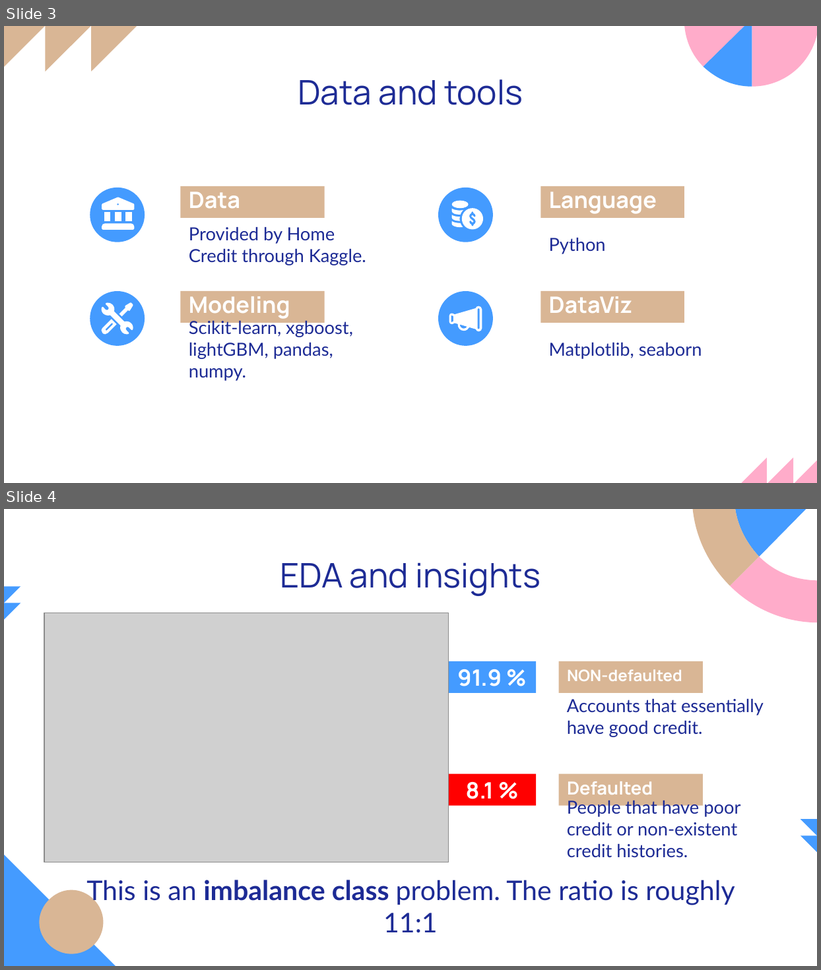
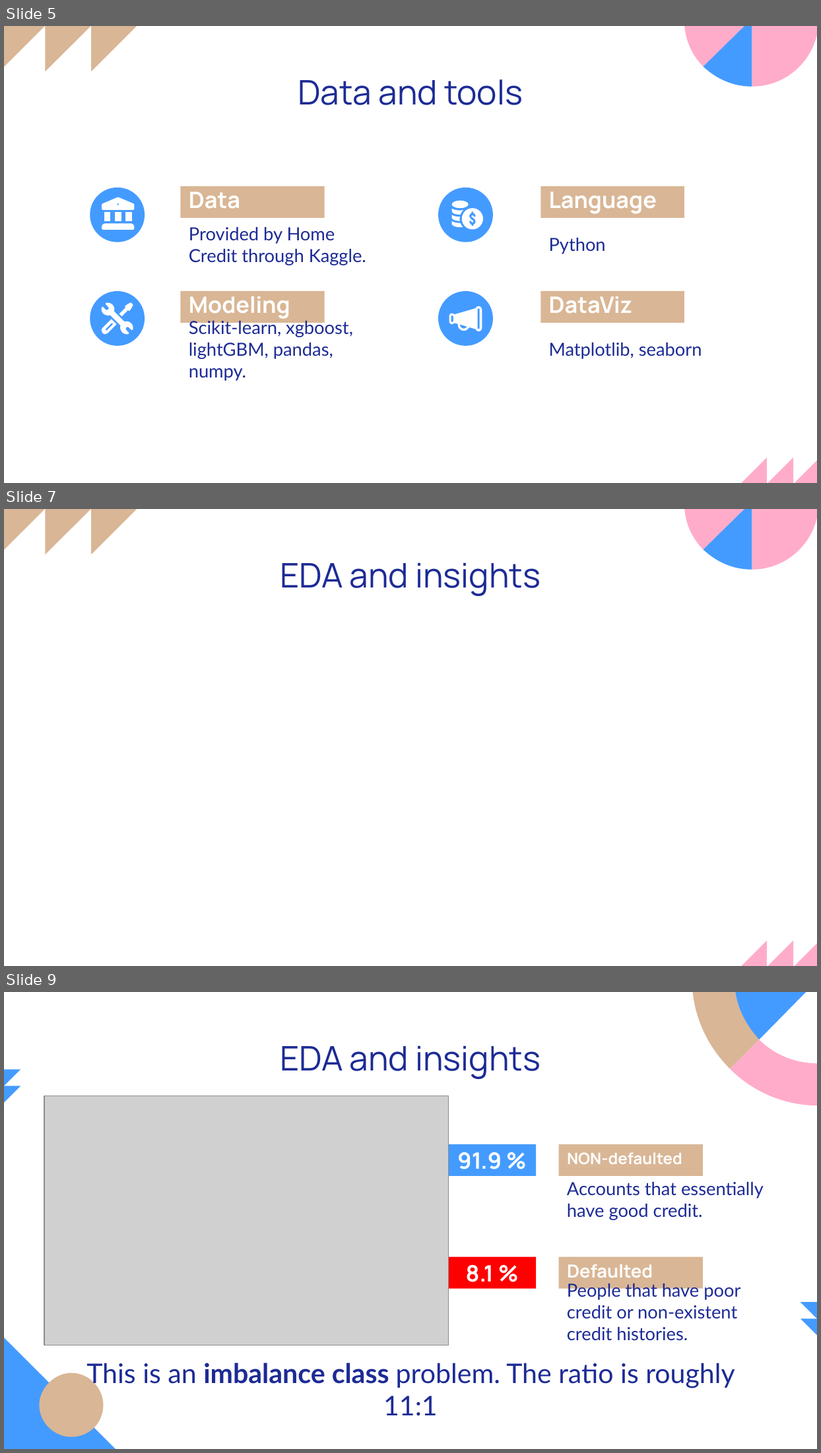
Before and after one commit to luongtruong77/classification-loan-default-risk-detection, a slide deck: Presentation.pptx. Shown one above the other, each under a label of ours: slides 3 and 4 before the commit, slides 5, 7 and 9 after it; the slides between them are not shown. The pictures are 821x970 and 821x1453 pixels, drawn with LibreOffice and Linux fonts; fonts in the diff are those of the drawing; grey boxes stand for pictures. Boxes give left, top, right and bottom in pixels: in the first picture for what was removed or moved away, otherwise in the second. Text is boxed around its words. In the diff, an @@ line names an element or a change of style, - is before the commit and + after.

```diff
--- a/Presentation.pptx
+++ b/Presentation.pptx
@@ slide 7 added at [4,509,817,966], background #FFFFFF; not listed: 8 template elements that a slide beside it also shows @@
@@ title added at [281,562,541,596], 30 pt, text #1D2B95 @@
+EDA and insights
@@ what was slide 3 is now slide 5 @@
@@ what was slide 4 is now slide 9 @@
```
Also in this commit, not shown: 2 slides changed, 19 other slides added, 2 slides removed, 3 other files.
